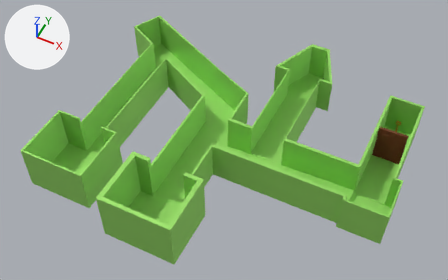
A saved change to the glTF model maze.glb.
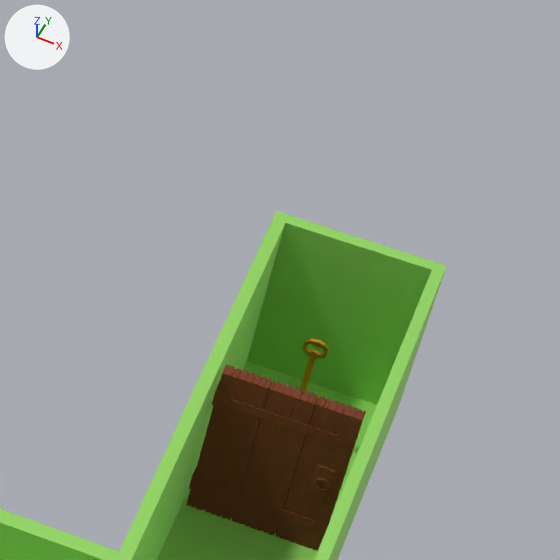
Old and new are each drawn whole from a 50 mm camera at (28.3, -36.9, 67.6) aimed at (2.6, 14.6, 3.2) and again close up on the part from 75% to 100% of the width and 19% to 59% of the height. Lighting does not change. The marker at upper left points along +X, +Y and +Z. Vertices at the same position are counted once.

In view in the first close-up: 'door_1', 'key_for_door_2', 'maze'.
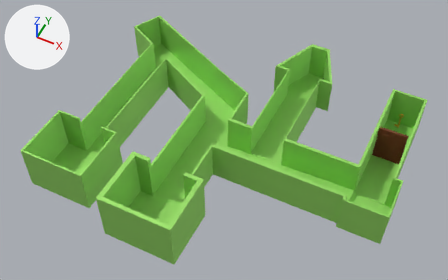
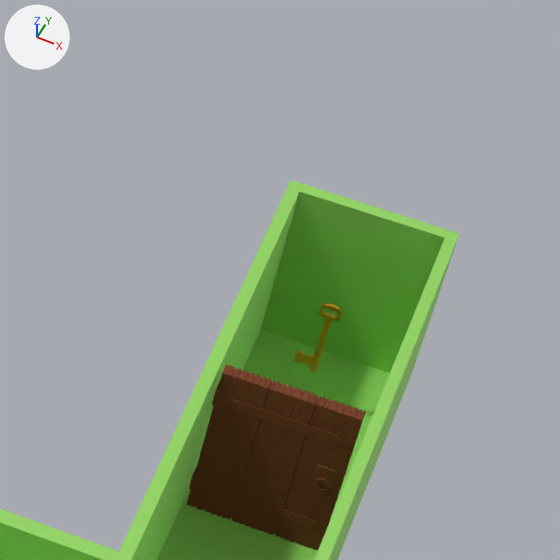
Diff of the bpy script that builds the scene:
```diff
--- a/maze.glb.py
+++ b/maze.glb.py
@@ me_cube_008 @@
 me_cube_008.from_pydata(...)  # 308 vertices, 622 faces; spans x -19.8..26.9, y -4.1..36.2, z 0.2..7.8
 # used by ob_maze; location = (0.0, 0.0, 0.0)
 # before: 47 (21.0, 30.5, 6.0) at pixel (276, 210), 49 (25.6, 30.2, 0.2), 51 (21.4, 30.2, 0.2) at pixel (246, 361), 52 (21.0, 30.5, 0.2), 58 (26.0, 30.5, 6.0) at pixel (446, 265)
 # before: 60 (26.0, 30.5, 0.2) at pixel (399, 404), 171 (25.6, 30.2, 6.0) at pixel (431, 269), 172 (21.4, 30.2, 6.0) at pixel (285, 222)
+# me_cube_008 part 1
+for i in [47, 49, 51, 52, 58, 60, 171, 172]: me_cube_008.vertices[i].co += Vector((0.0, 1.4, 0.0))
 me_cube_008.materials.append(mat_material_002)
@@ ob_key_for_door_2 @@
 ob_key_for_door_2 = bpy.data.objects.new('key_for_door_2', me_key_01)
-ob_key_for_door_2.location = (23.27, 27.78, 2.69)
+ob_key_for_door_2.location = (23.27, 29.39, 2.82)
+ob_key_for_door_2.scale = (0.894, 0.894, 0.894)
```

Location of each change, (x1, y1, x2, y2) in pixels of the close-ups (560 x 560 px; the box of a moved part takes in the faces that stretch with it):
'maze', reshaped
    before: (0, 211, 447, 560)
    after: (0, 180, 460, 560)
'key_for_door_2', moved, rescaled
    before: (300, 338, 329, 392)
    after: (294, 303, 343, 372)
part 1 of me_cube_008, moved or reshaped
    before: (244, 211, 447, 554)
    after: (244, 180, 460, 554)
